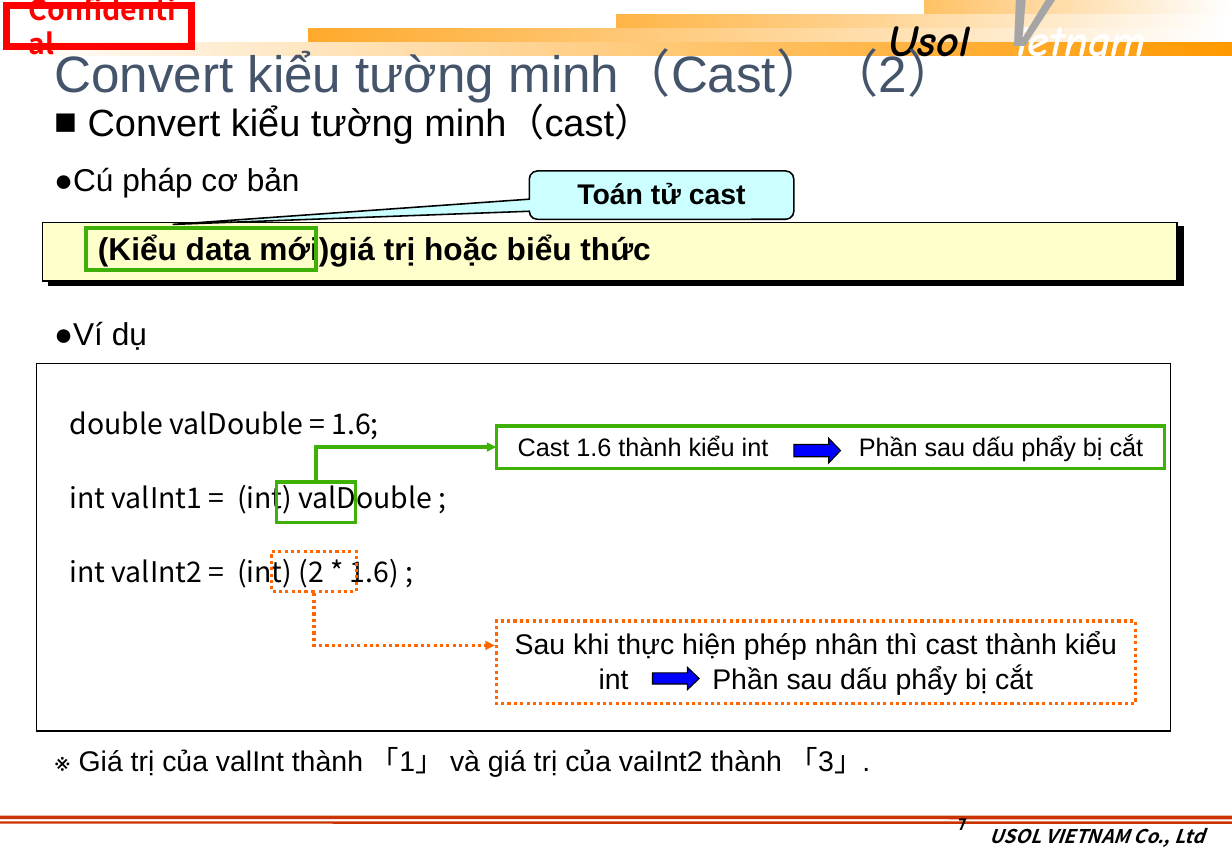
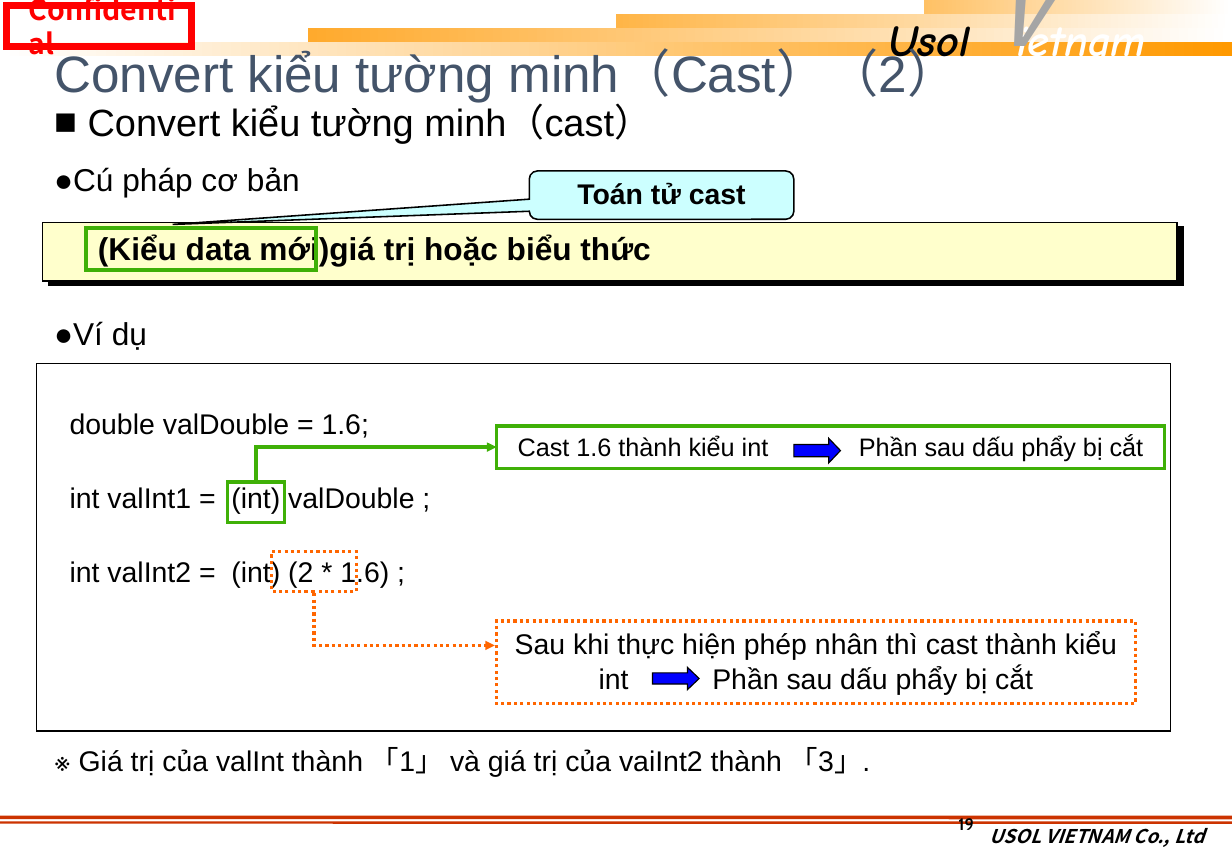
Before and after one commit to khuongmaingoc/javaDoc, a slide deck: slide 19 of Java_Week2.pptx (slide 7 before the commit). Drawn at 1232x853 pixels with LibreOffice and Linux fonts; fonts in the diff are those of the drawing; background and template pictures are left out. Boxes give left, top, right and bottom in pixels: in the first picture for what was removed or moved away, otherwise in the second. Text is boxed around its words. In the diff, an @@ line names an element or a change of style, - is before the commit and + after.

```diff
--- a/Java_Week2.pptx
+++ b/Java_Week2.pptx
@@ rectangle "double valDouble = 1.6;" at (x1=36, y1=363, x2=1171, y2=730): font Noto Sans CJK JP to Arial @@
@@ elbow arrow moved from (316, 482) - (496, 447) to (256, 482) - (496, 447) @@
@@ rectangle resized from (x1=276, y1=482, x2=356, y2=522) to (x1=228, y1=482, x2=284, y2=522) @@
@@ page number at (x1=958, y1=816, x2=973, y2=834): text changed @@
-7
+19
```
Also in this commit, not shown: 13 other slides changed, 19 slides added, 3 other files.
